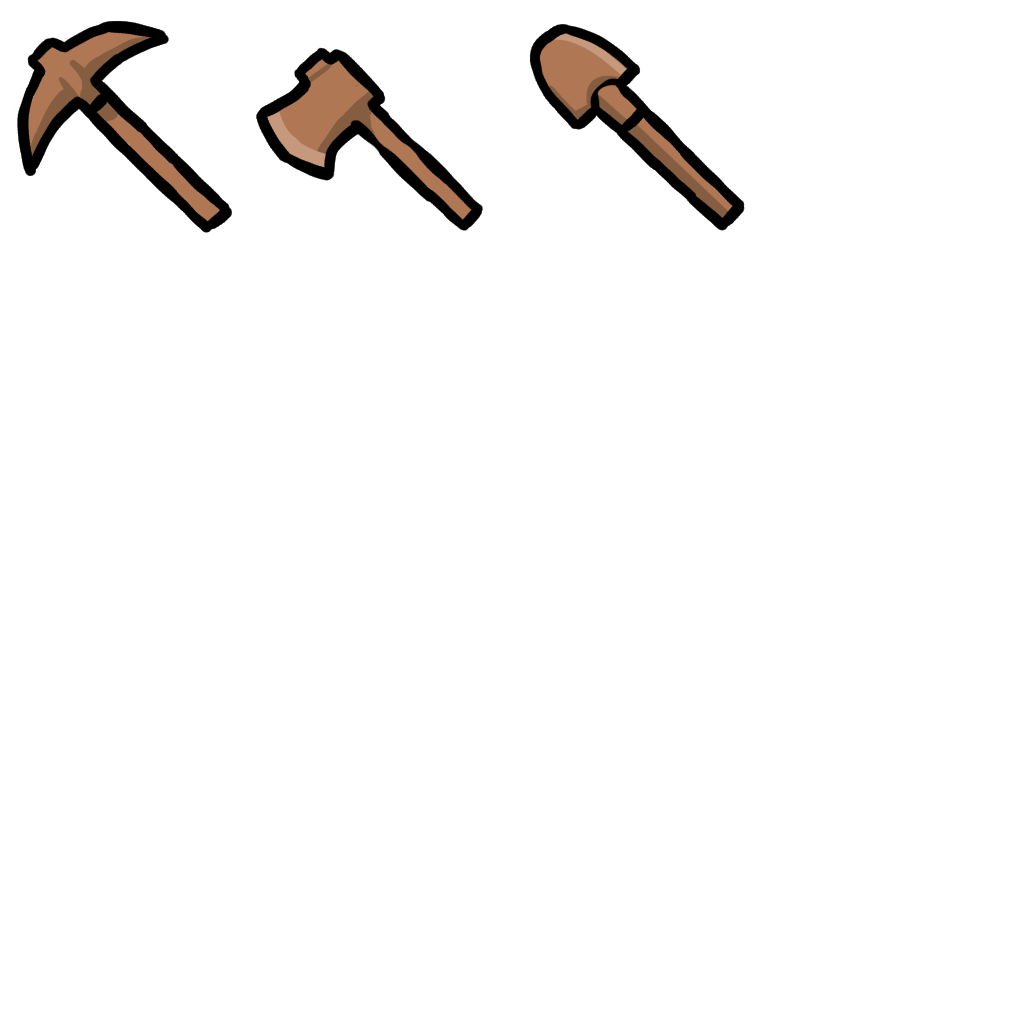
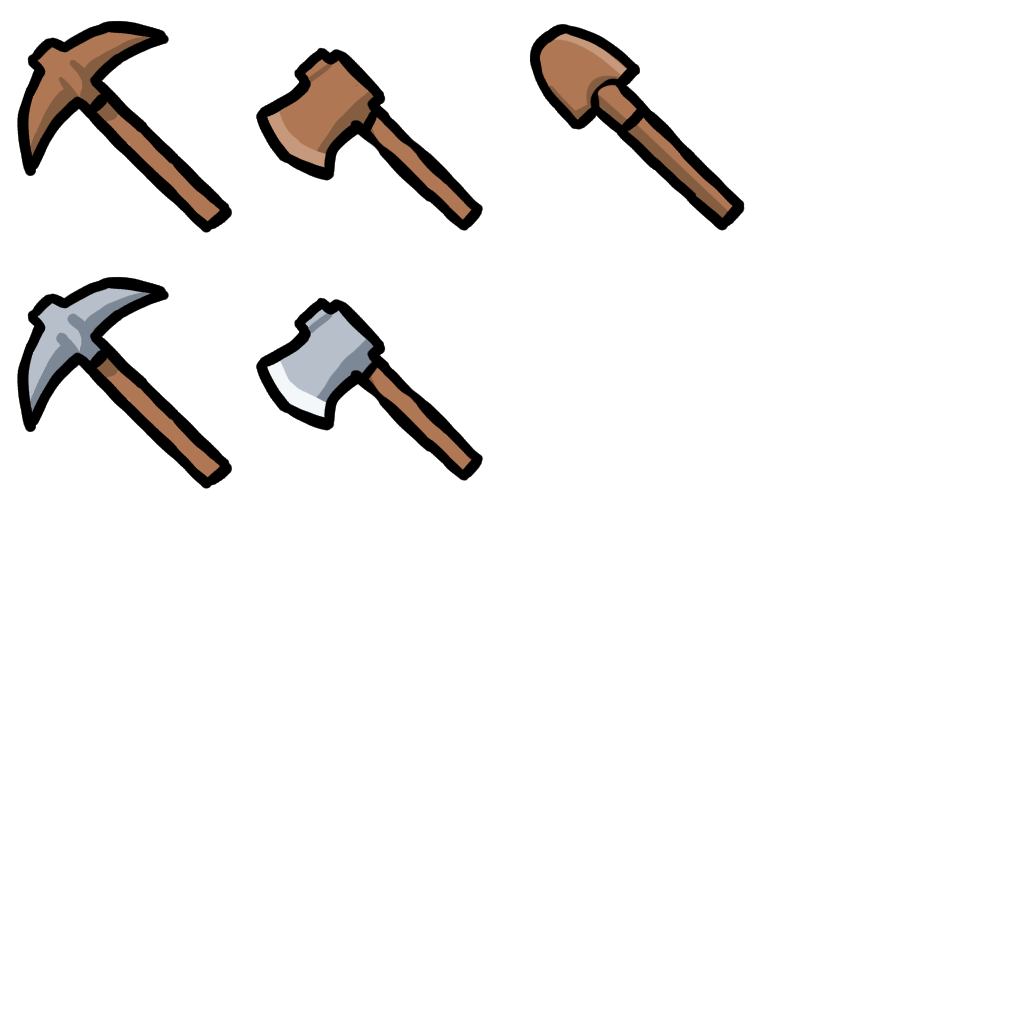
Layers edited between the first and the second 1024 x 1024 image:
painted on "Outline" (2nd of 5, in "Axe Wood") over (363, 111, 377, 131)
painted on "Shading" (3rd of 5, in "Pickaxe Wood") over (17, 111, 483, 489)
painted on "Colors" (1st of 2, in "Pickaxe Wood") over (17, 111, 483, 489)
added group "Pickaxe Iron" with 4 layers above "Axe Iron" over (17, 276, 232, 489)
added layer "Outline" (4th of 5, in "Pickaxe Iron") in group "Pickaxe Iron" over (17, 276, 232, 489)
added layer "Shading" (4th of 5, in "Pickaxe Iron") in group "Pickaxe Iron" over (17, 276, 192, 448)
added layer "Colors" (2nd of 2, in "Pickaxe Iron") in group "Pickaxe Iron" over (17, 276, 232, 489)
added group "Axe Iron" with 4 layers above "ref" over (192, 297, 483, 489)
added layer "Outline" (5th of 5, in "Axe Iron") in group "Axe Iron" over (256, 297, 483, 481)
added layer "Shading" (5th of 5, in "Axe Iron") in group "Axe Iron" over (256, 297, 448, 448)
added layer "Color" (3rd of 3, in "Axe Iron") in group "Axe Iron" over (256, 297, 483, 481)
